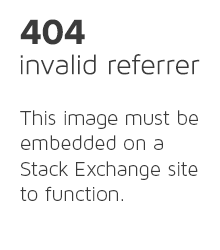
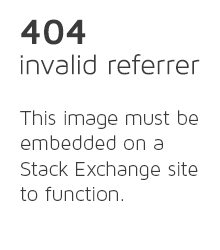
Before/after of a w=220, h=250 layered artwork. What changed in the layer stack:
painted on "404" over [20, 19, 86, 45]
